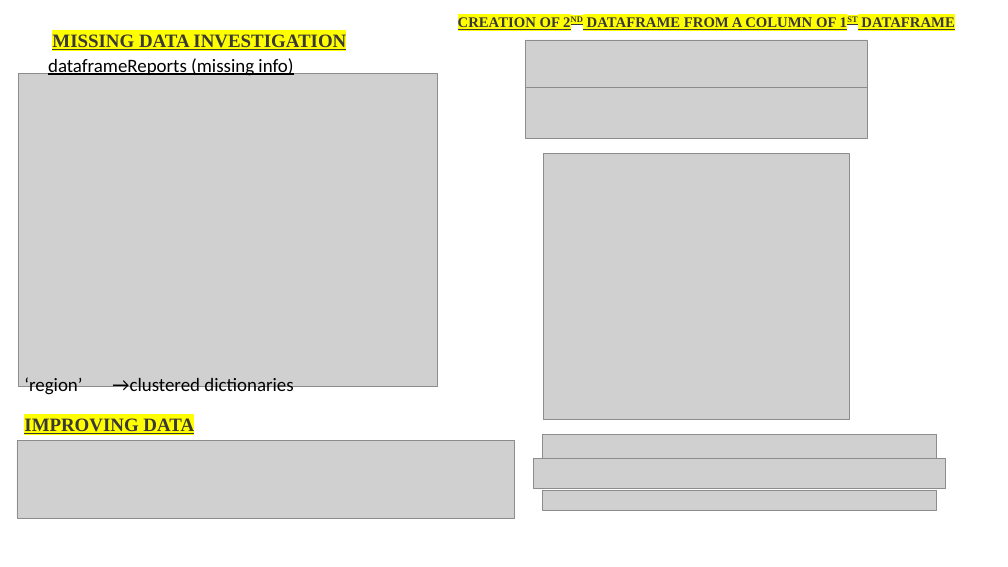
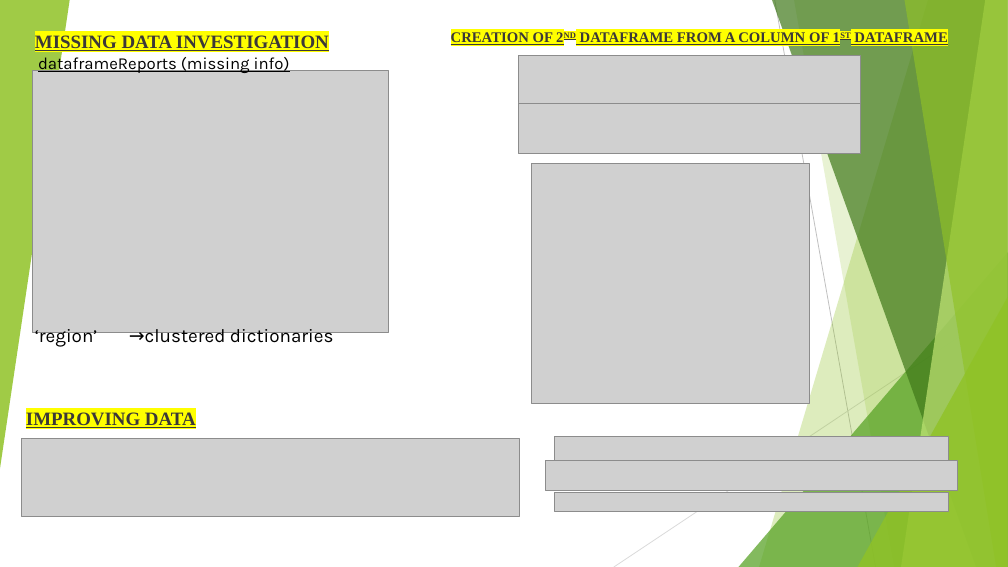
Before and after one commit to venuannamdas/mini_proj, a slide deck: slide 4 of Presentation Slides.pptx. Drawn at 1008x567 pixels with LibreOffice and Linux fonts; fonts in the diff are those of the drawing; grey boxes stand for pictures. Boxes give left, top, right and bottom in pixels: in the first picture for what was removed or moved away, otherwise in the second. Text is boxed around its words. In the diff, an @@ line names an element or a change of style, - is before the commit and + after.

```diff
--- a/Presentation Slides.pptx
+++ b/Presentation Slides.pptx
@@ group added at bbox=[0, 0, 1008, 567]: 5 freeform shapes, 3 triangles, 2 lines @@
@@ text "MISSING DATA INVESTIGATION": place and size @@
-text "MISSING DATA INVESTIGATION" at bbox=[52, 34, 346, 50]
+text "MISSING DATA INVESTIGATION" at bbox=[35, 35, 329, 51]
@@ text "CREATION OF 2ND DATAFRAME FROM ...": place and size @@
-text "CREATION OF 2ND DATAFRAME FROM ..." at bbox=[458, 17, 955, 30]
+text "CREATION OF 2ND DATAFRAME FROM ..." at bbox=[451, 32, 948, 45]
@@ text "dataframeReports (missing info)": place and size @@
-text "dataframeReports (missing info)" at bbox=[48, 58, 293, 77]
+text "dataframeReports (missing info)" at bbox=[38, 54, 290, 74]
@@ text "dataframeReports (missing info)" at bbox=[38, 54, 290, 74]: size 18 to 16 pt, font Calibri to Karla @@
@@ picture: place and size @@
-picture at bbox=[526, 40, 867, 91]
+picture at bbox=[519, 55, 861, 106]
@@ picture: place and size @@
-picture at bbox=[18, 73, 437, 387]
+picture at bbox=[33, 71, 389, 333]
@@ picture: place and size @@
-picture at bbox=[526, 88, 867, 138]
+picture at bbox=[519, 103, 861, 154]
@@ picture: place and size @@
-picture at bbox=[543, 154, 849, 419]
+picture at bbox=[532, 163, 809, 404]
@@ text "‘region’ →clustered dictionaries": place and size @@
-text "‘region’ →clustered dictionaries" at bbox=[24, 377, 293, 396]
+text "‘region’ →clustered dictionaries" at bbox=[35, 329, 333, 348]
@@ text "‘region’ →clustered dictionaries" at bbox=[35, 329, 333, 348]: font Calibri to Karla @@
@@ text "IMPROVING DATA": place and size @@
-text "IMPROVING DATA" at bbox=[24, 418, 194, 434]
+text "IMPROVING DATA" at bbox=[26, 412, 196, 428]
@@ picture: place and size @@
-picture at bbox=[17, 440, 514, 518]
+picture at bbox=[22, 439, 520, 516]
@@ 3 pictures: place and size @@
-3 pictures at bbox=[534, 435, 946, 510]
+3 pictures at bbox=[546, 436, 958, 512]
```
Also in this commit, not shown: 7 other slides changed, 1 other file.
